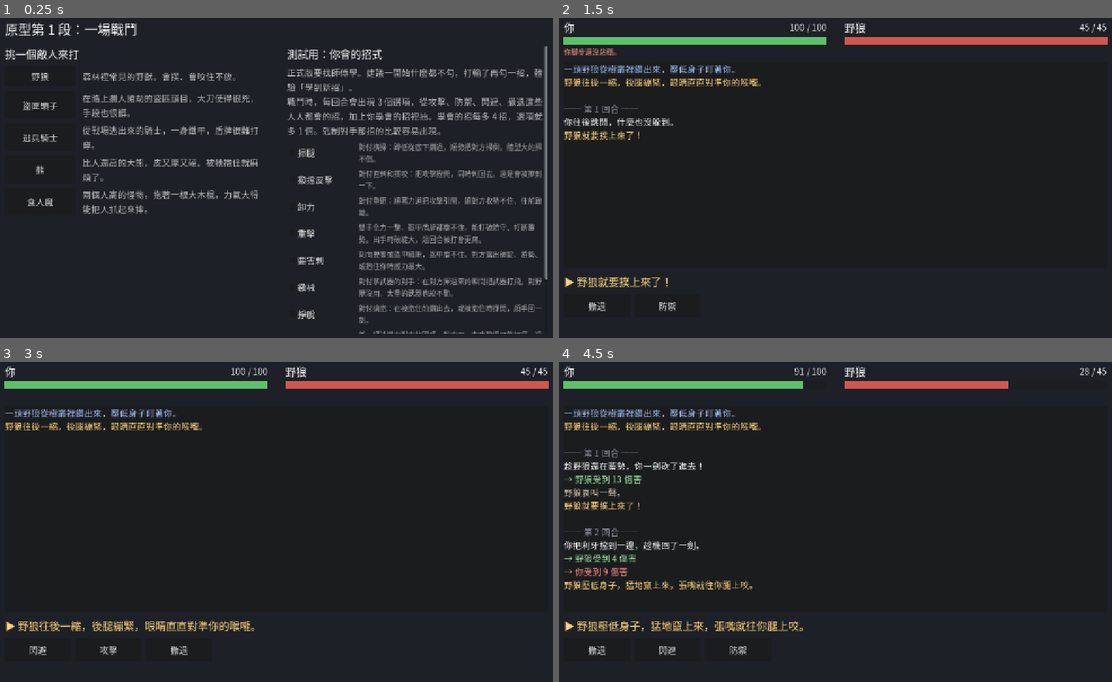
Above: before the commit, frames 1-4 (two rows, left to right).
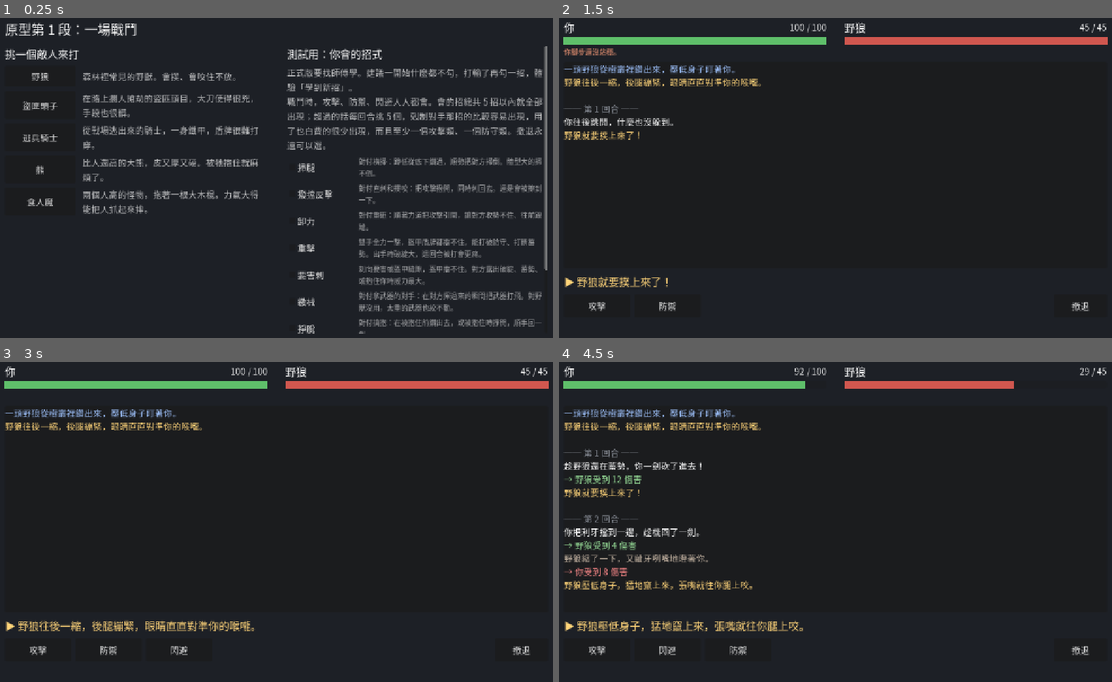
Above: after the commit, the same moments.

Repository: YPY1019/-
Game: Godot game, scene res://main.tscn
Two runs of this game, one before a commit and one after it. Both use one fixed random seed, a clock stepped at 60 frames per second and the inputs below.
Inputs:
- Up to frame 1 (0.25 s): no input
- Up to frame 2 (1.5 s): click "野狼" at 0.5 s; click "閃避" at 1.25 s
- Up to frame 3 (3 s): click "撤退" at 2 s; click "再打一次" at 2.75 s
- Up to frame 4 (4.5 s): click "攻擊" at 3.5 s; click "防禦" at 4.25 s

The runs differ from the first frame. In frame 1, 9.5% of the frame differs, in the area x 51-99%, y 24-99%; in frame 2, 0.1%; in frame 3, 0.2%; in frame 4, 2.0%.

Commit message:
試驗：撤退獨立出來、選項至少一攻一守、會的招少時全部出現
Co-Authored-By: Claude Opus 5.5 <noreply@anthropic.com>

Diff:
--- a/冒險者模擬/scripts/battle/battle.gd
+++ b/冒險者模擬/scripts/battle/battle.gd
@@ -13,11 +13,12 @@
 ## 對手的招可能讓你下回合想到的招變少（眼睛進沙、被嚇到、被抱住）。
 ## 程式寫成可以多人參戰；文字目前都用「你」寫，加同伴時要改。
 
-## 每回合想到幾招；會的招每多 HAND_GROWTH 招，就多想到一招（會越多招越強，不會被沒用的招擠掉）
-const HAND_SIZE := 3
-const HAND_GROWTH := 4
+## 每回合最多出現幾個選項。會的招不超過這個數，就全部出現（學了新招只會多一個選項，不會變弱）
+const HAND_MAX := 5
 ## 剋制對手這招的，抽到的機會是一般的幾倍
-const GOOD_WEIGHT := 3
+const GOOD_WEIGHT := 3.0
+## 用了等於白費的招，抽到的機會是一般的幾倍
+const WASTED_WEIGHT := 0.2
 ## 對手眼睛進沙時，下一次攻擊打偏的機率
 const BLIND_MISS_CHANCE := 0.6
 ## 被抱住時「掙扎」成功的機率
@@ -61,6 +62,11 @@
 		var m: Dictionary = MoveData.MOVES[id]
 		list.append({"id": id, "name": m["name"], "desc": m["desc"], "basic": MoveData.is_basic(id)})
 	return list
+
+
+## 撤退不是招式，永遠可以選，除非被抱住
+func can_flee(actor: Combatant) -> bool:
+	return not actor.held
 
 
 ## choices：我方 Combatant -> {"move": 招式 id, "target": 敵方 Combatant}
@@ -77,8 +83,8 @@
 		if target == null or not target.is_alive():
 			target = _first_alive(enemies)
 		var move_id: String = choices[ally]["move"]
-		if not ally.hand.has(move_id):
-			push_error("招式 %s 不在手上" % move_id)
+		if not ally.hand.has(move_id) and not (move_id == MoveData.FLEE and can_flee(ally)):
+			push_error("招式 %s 不能用" % move_id)
 			move_id = ally.hand[0]
 		done[ally] = _player_act(ally, move_id, target, ev)
 
@@ -135,7 +141,7 @@
 		else:
 			# 一般招和學來的招放在同一個池子裡抽，沒有永遠都在的招
 			var pool: Array = MoveData.BASIC + ally.adventurer.learned
-			var n := HAND_SIZE + ally.adventurer.learned.size() / HAND_GROWTH
+			var n := mini(pool.size(), HAND_MAX)
 			if ally.next_status.has("off_balance"):
 				n -= 1
 				pool.erase("dodge")
@@ -152,27 +158,49 @@
 		ally.hand_note = "　".join(notes)
 
 
-## 從會的招裡抽 n 招。剋制對手這招的權重比較高。
+## 從會的招裡抽 n 招。至少一個攻擊類、一個防守類（抽得到的話），剩下的隨機。
 func _draw(pool: Array, n: int, foe: Combatant) -> Array:
 	var left := pool.duplicate()
 	var out := []
+	if n >= 2:
+		for group in [MoveData.OFFENSE, MoveData.DEFENSE]:
+			var id := _weighted_pick(left.filter(func(m): return group.has(m)), foe)
+			if id != "":
+				out.append(id)
+				left.erase(id)
 	while out.size() < n and not left.is_empty():
-		var weights := []
-		var total := 0
-		for id in left:
-			var w := 1
-			if foe != null and MoveData.entry(id, foe.intent["type"], foe.traits).get("good", false):
+		var id := _weighted_pick(left, foe)
+		out.append(id)
+		left.erase(id)
+	return out
+
+
+## 剋制對手這招的比較容易出現；用了等於白費的（沒傷害、沒效果、又照樣挨打）很少出現。
+## 這樣學了新招不會把有用的招擠掉。
+func _weighted_pick(candidates: Array, foe: Combatant) -> String:
+	if candidates.is_empty():
+		return ""
+	var weights := []
+	var total := 0.0
+	for id in candidates:
+		var w := 1.0
+		if foe != null and not MoveData.is_basic(id):
+			var e := MoveData.entry(id, foe.intent["type"], foe.traits)
+			if e.get("good", false):
 				w = GOOD_WEIGHT
-			weights.append(w)
-			total += w
-		var roll := rng.randi_range(1, total)
-		for i in left.size():
-			roll -= weights[i]
-			if roll <= 0:
-				out.append(left[i])
-				left.remove_at(i)
-				break
-	return out
+			elif e.get("deal", 0.0) <= 0.0 and not e.has("effect"):
+				w = WASTED_WEIGHT
+			elif MoveData.DEFENSE.has(id) and e.get("take", 0.0) >= 1.0:
+				w = WASTED_WEIGHT  # 防守招卻擋不住
+
+		weights.append(w)
+		total += w
+	var roll := rng.randf() * total
+	for i in candidates.size():
+		roll -= weights[i]
+		if roll <= 0.0:
+			return candidates[i]
+	return candidates[-1]
 
 
 # ---- 玩家出手 ----
--- a/冒險者模擬/scripts/data/enemy_data.gd
+++ b/冒險者模擬/scripts/data/enemy_data.gd
@@ -70,7 +70,7 @@
 	"bandit_leader": {
 		"name": "盜匪頭子",
 		"blurb": "在路上攔人搶劫的盜匪頭目，大刀使得很兇，手段也很髒。",
-		"hp": 90, "atk": 24, "armor": "light", "traits": ["disarmable"],
+		"hp": 90, "atk": 30, "armor": "light", "traits": ["disarmable"],
 		"weapon": "大刀", "guard": "架勢",
 		"start": ["盜匪頭子扛著大刀擋在路中間，咧嘴笑著：「把錢留下。」"],
 		"actions": {
--- a/冒險者模擬/scripts/data/move_data.gd
+++ b/冒險者模擬/scripts/data/move_data.gd
@@ -18,7 +18,12 @@
 ## self：用完之後自己的狀態（off_balance：下回合少想到一招）。
 
 ## 人人都會的一般招。跟學來的招放在同一個池子裡抽，不是永遠都在
-const BASIC := ["attack", "defend", "dodge", "flee"]
+const BASIC := ["attack", "defend", "dodge"]
+## 每回合的選項至少有一個攻擊類、一個防守類（擲沙、怒喝不算這兩類）
+const OFFENSE := ["attack", "heavy", "vital", "combo"]
+const DEFENSE := ["defend", "dodge", "sweep_kick", "parry", "redirect", "disarm", "break_free"]
+## 撤退不是招式，永遠可以選（被抱住時不行）
+const FLEE := "flee"
 ## 被抱住時能用的招（沒學的不會出現）
 const HELD := ["struggle", "attack", "break_free", "vital"]
 const LEARNABLE := ["sweep_kick", "parry", "redirect", "heavy", "vital", "disarm", "break_free", "sand", "shout", "combo"]
@@ -48,7 +53,7 @@
 		},
 	},
 	"dodge": {
-		"name": "閃避", "desc": "躲開攻擊，不會受傷。但躲完腳步亂了：下回合不能再閃避，也少想到一招。躲不掉吼聲。",
+		"name": "閃避", "desc": "躲開攻擊，不會受傷。但躲完腳步亂了：下回合不能再閃避，選項也少一個。躲不掉吼聲。",
 		"self": "off_balance",
 		"default": {"take": 0.0, "text": ["你往後一跳，躲開了{name}的攻擊。", "你側身一閃，{name}撲了個空。"]},
 		"vs": {
--- a/冒險者模擬/scripts/ui/main.gd
+++ b/冒險者模擬/scripts/ui/main.gd
@@ -120,7 +120,7 @@
 	cols.add_child(scroll)
 	right.add_child(_heading("測試用：你會的招式"))
 	var note := Label.new()
-	note.text = "正式版要找師傅學。建議一開始什麼都不勾，打輸了再勾一招，體驗「學到新招」。\n戰鬥時，每回合會出現 3 個選項，從攻擊、防禦、閃避、撤退這些人人都會的招，加上你學會的招裡抽。學會的招每多 4 招，選項就多 1 個。剋制對手那招的比較容易出現。"
+	note.text = "正式版要找師傅學。建議一開始什麼都不勾，打輸了再勾一招，體驗「學到新招」。\n戰鬥時，攻擊、防禦、閃避人人都會。會的招總共 5 招以內就全部出現；超過的話每回合挑 5 個，剋制對手那招的比較容易出現，用了也白費的很少出現，而且至少一個攻擊類、一個防守類。撤退永遠可以選。"
 	note.modulate = Color(1, 1, 1, 0.7)
 	note.autowrap_mode = TextServer.AUTOWRAP_WORD_SMART
 	right.add_child(note)
@@ -292,6 +292,17 @@
 		b.pressed.connect(_on_move.bind(opt["id"]))
 		b.mouse_entered.connect(_show_hint.bind(opt["id"]))
 		tech_row.add_child(b)
+	# 撤退跟招式分開，放在最右邊
+	var spacer := Control.new()
+	spacer.size_flags_horizontal = Control.SIZE_EXPAND_FILL
+	tech_row.add_child(spacer)
+	var flee := Button.new()
+	flee.text = "撤退"
+	flee.custom_minimum_size = Vector2(120, 52)
+	flee.disabled = not battle.can_flee(hero_c)
+	flee.pressed.connect(_on_move.bind(MoveData.FLEE))
+	flee.mouse_entered.connect(_show_hint.bind(MoveData.FLEE))
+	tech_row.add_child(flee)
 	hint_label.text = ""
 
 
Not shown, changed: GAME_DESIGN.md
